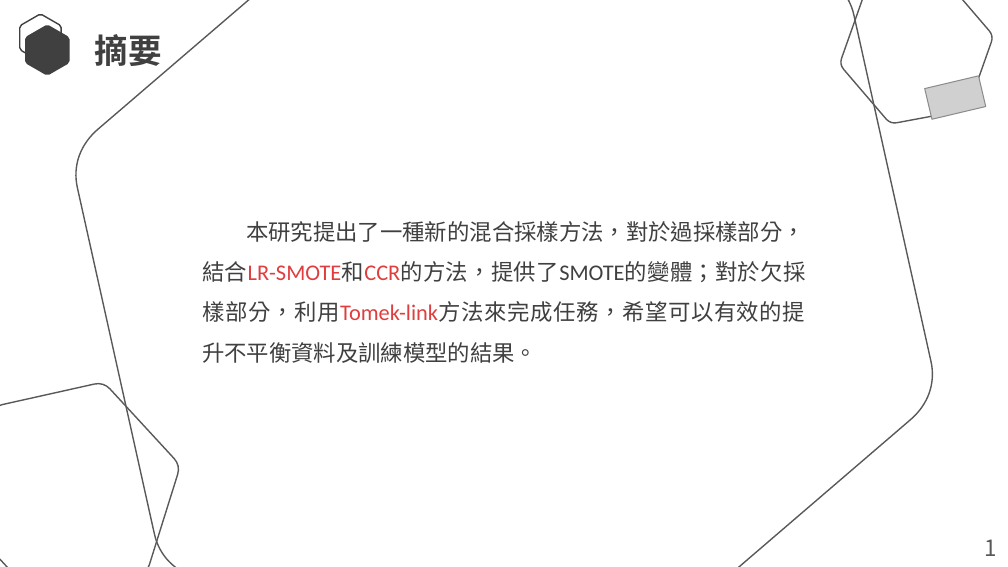
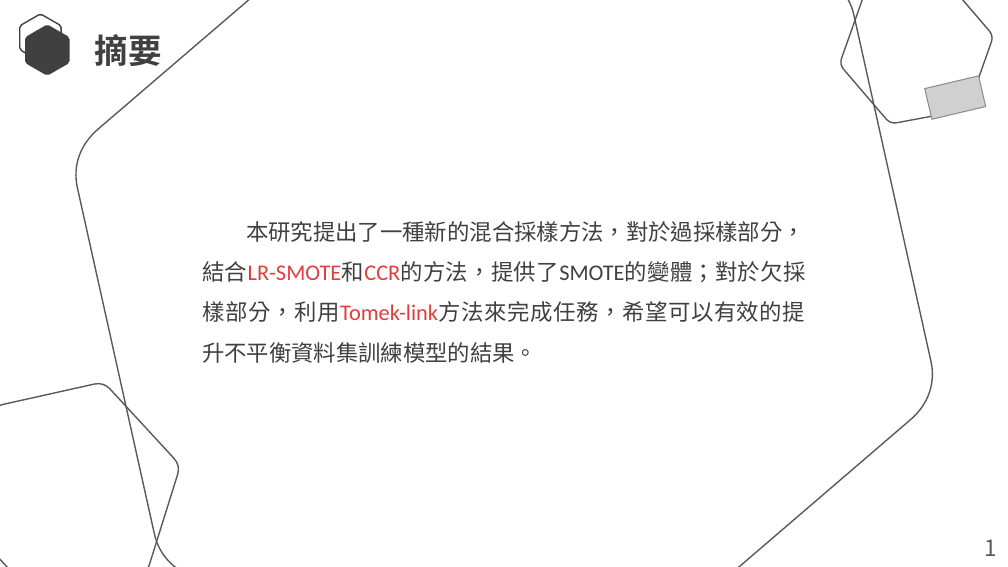
Before and after one commit to Lcwei-0708/lcwei-0708.github.io, a slide deck: slide 3 of data/paper/An Improved Unbalanced Data Classification Method Based on Hybrid Sampling Approach/An Improved Unbalanced Data Classification Method Based on Hybrid Sampling Approach.pptx. Drawn at 1008x567 pixels with LibreOffice and Linux fonts; fonts in the diff are those of the drawing; grey boxes stand for pictures. Boxes give left, top, right and bottom in pixels: in the first picture for what was removed or moved away, otherwise in the second. Text is boxed around its words. In the diff, an @@ line names an element or a change of style, - is before the commit and + after.

```diff
--- a/data/paper/An Improved Unbalanced Data Classification Method Based on Hybrid Sampling Approach/An Improved Unbalanced Data Classification Method Based on Hybrid Sampling Approach.pptx
+++ b/data/paper/An Improved Unbalanced Data Classification Method Based on Hybrid Sampling Approach/An Improved Unbalanced Data Classification Method Based on Hybrid Sampling Approach.pptx
@@ text at [202,221,805,363]: text changed @@
-本研究提出了一種新的混合採樣方法，對於過採樣部分，結合LR-SMOTE和CCR的方法，提供了SMOTE的變體；對於欠採樣部分，利用Tomek-link方法來完成任務，希望可以有效的提升不平衡資料及訓練模型的結果。
+本研究提出了一種新的混合採樣方法，對於過採樣部分，結合LR-SMOTE和CCR的方法，提供了SMOTE的變體；對於欠採樣部分，利用Tomek-link方法來完成任務，希望可以有效的提升不平衡資料集訓練模型的結果。
```
Also in this commit, not shown: 11 other slides changed.
